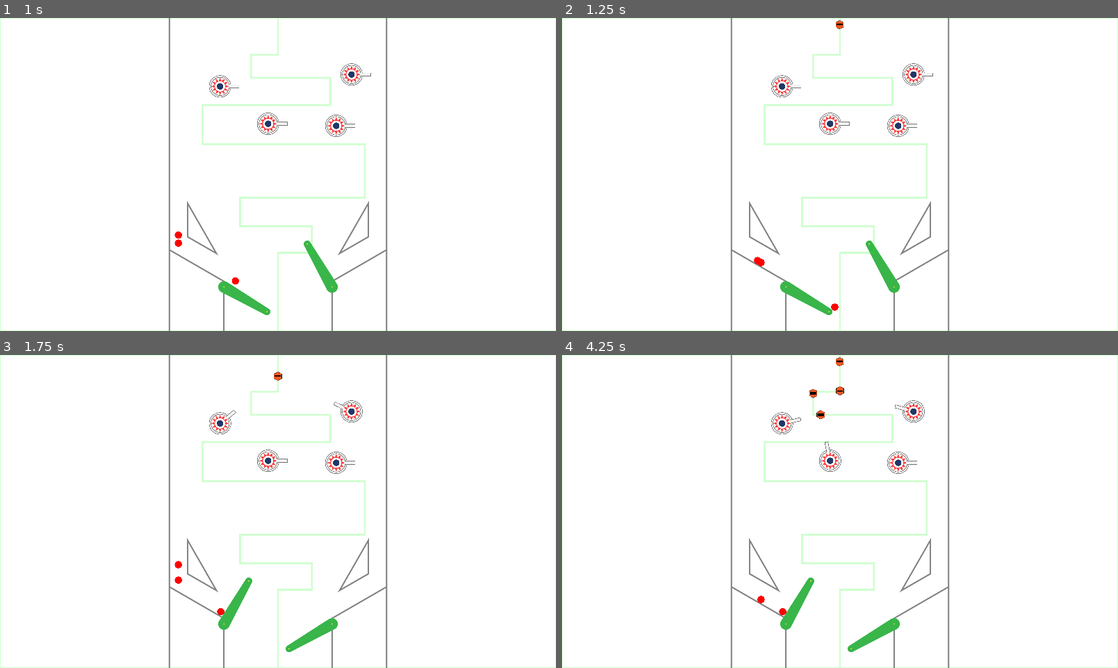
Above: before the commit, frames 1-4 (two rows, left to right).
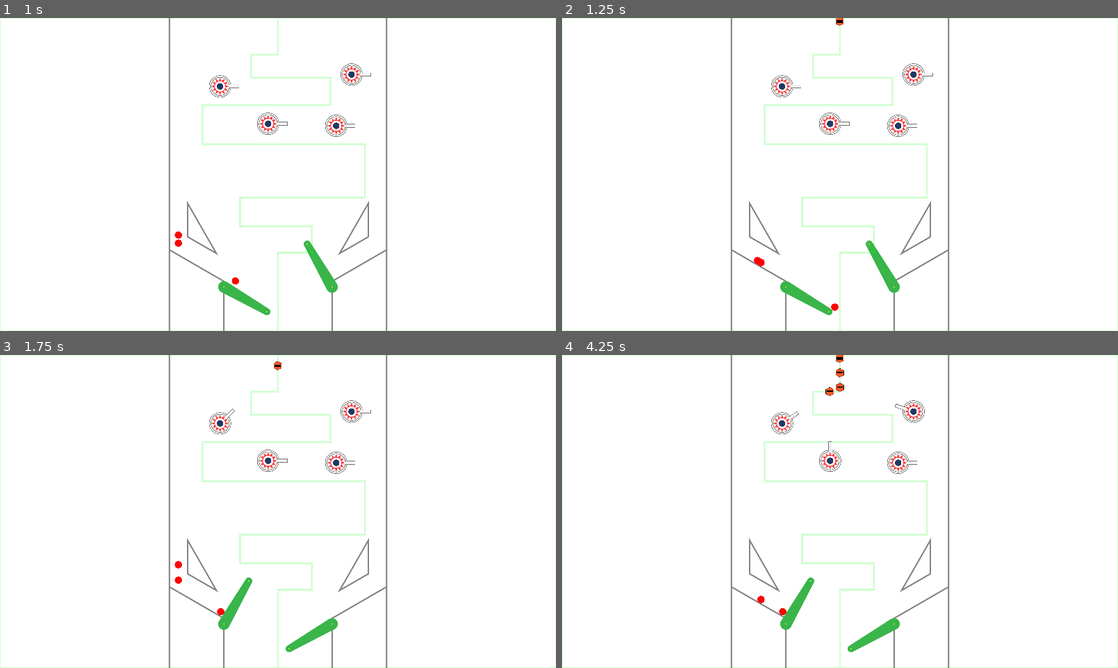
Above: after the commit, the same moments.

Repository: cxhuy/ptd
Game: Godot game, scene res://scenes/game.tscn
The game is run twice, just before and just after one commit, with the same random seed, the same clock (stepped at 60 frames per second) and the same inputs.
Inputs:
- Up to frame 1 (1 s): tap Enter at 0.5 s; hold / (rightFlip) from 0.53 s (still down); hold Space (addBall) from 0.53 s (still down)
- Up to frame 2 (1.25 s): keep holding / (rightFlip); keep holding Space (addBall)
- Up to frame 3 (1.75 s): release / (rightFlip) at 1.28 s; release Space (addBall) at 1.28 s; hold Z (leftFlip) from 1.28 s (still down); tap Space (addBall) at 1.35 s
- Up to frame 4 (4.25 s): release Z (leftFlip) at 2.03 s; hold Space (addBall) 2.03-2.78 s; hold / (rightFlip) 2.03-3.53 s; tap Space (addBall) at 2.85 s; hold Z (leftFlip) from 3.53 s (still down); hold Space (addBall) from 3.53 s (still down)

Frame 1 is identical in both runs. In frame 2, less than 0.1% of the frame differs, in the area x 49-51%, y 0-4%; in frame 3, 0.1%; in frame 4, 0.3%, in the area x 37-66%, y 0-37%.

Commit message:
feat: add enemy damage function

Diff:
--- a/scripts/enemy/enemy.gd
+++ b/scripts/enemy/enemy.gd
@@ -1,6 +1,16 @@
 extends CharacterBody2D
 
-var speed: int = 100
+var enemyId: int = 0
+var enemy: Dictionary = {
+	0: {"speed": 50, "health": 10},
+}
+var speed: int
+var health: int
+
+
+func _ready():
+	self.speed = enemy[enemyId]["speed"]
+	self.health = enemy[enemyId]["health"]
 
 
 func _process(delta):
@@ -8,3 +18,9 @@
 	self.global_rotation_degrees = 0
 	if get_parent().get_progress_ratio() == 1:
 		self.queue_free()
+
+
+func damage(damageAmount: int):
+	self.health -= damageAmount
+	if self.health <= 0:
+		self.queue_free()
